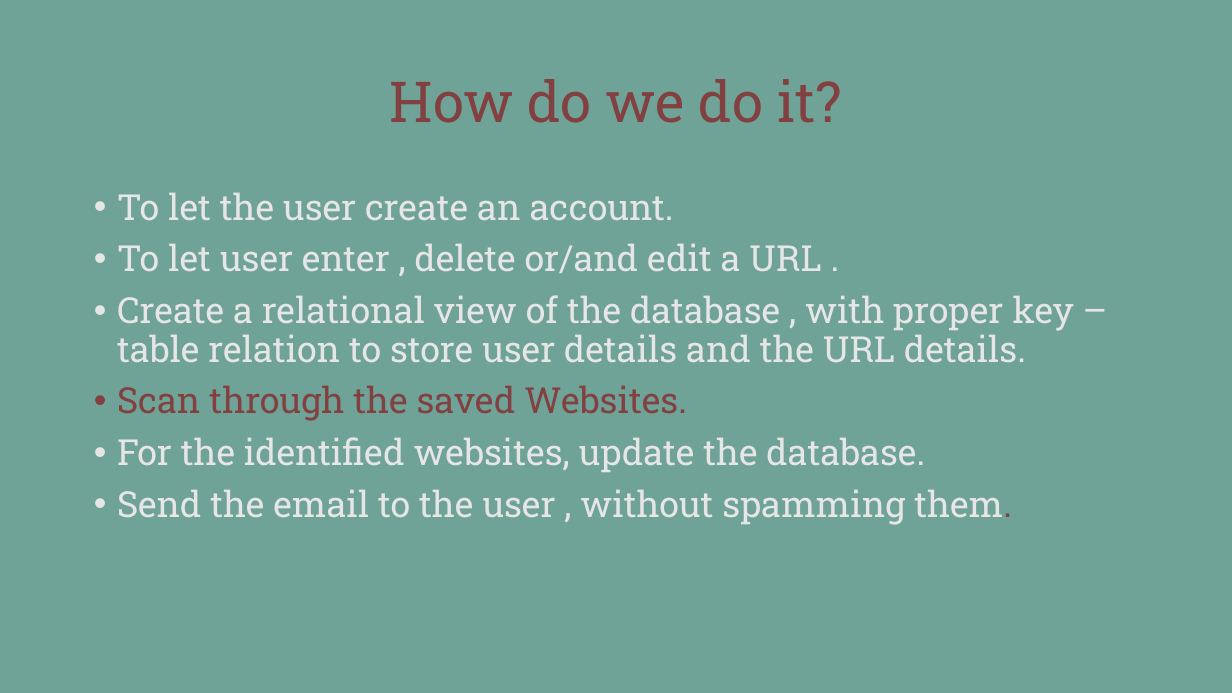
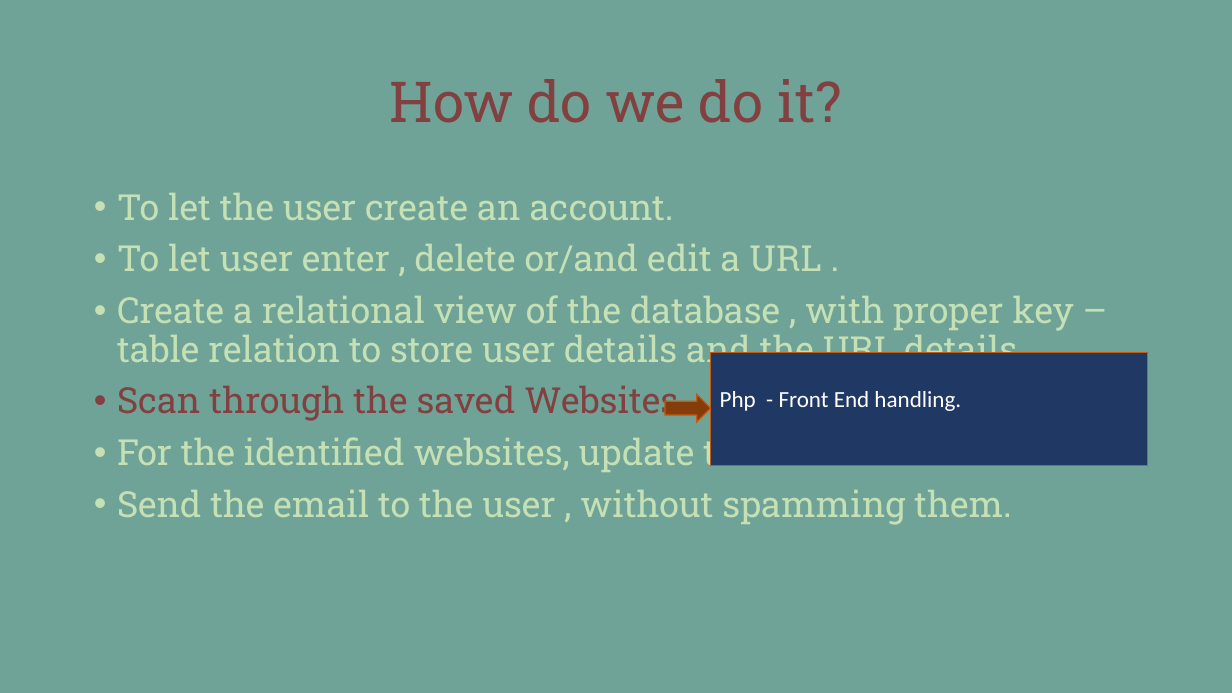
Before and after one commit to Su-Tangnu/NotifyMe, a slide deck: slide 8 of NotifyMe.pptx (slide 7 before the commit). Drawn at 1232x693 pixels with LibreOffice and Linux fonts; fonts in the diff are those of the drawing. Boxes give left, top, right and bottom in pixels: in the first picture for what was removed or moved away, otherwise in the second. Text is boxed around its words. In the diff, an @@ line names an element or a change of style, - is before the commit and + after.

```diff
--- a/NotifyMe.pptx
+++ b/NotifyMe.pptx
@@ text at [117, 193, 1073, 525]: text colour #E7E6E6 to #C5E0B4 in "To let the user create an account.", "To let user enter , delete or/and ...", "Create a relational view of the database ...", "For the identified websites, update the database." and 1 more places; text colour #824040 to #C5E0B4 in "them." @@
@@ rectangle added at [711, 352, 1148, 466], fill #203864, outline #C55A11 0.75 pt, 18 pt, text #FFFFFF @@
+Php - Front End handling.
@@ right arrow added at [665, 395, 711, 422], fill #843C0B, outline #C55A11 1 pt @@
```
Also in this commit, not shown: 9 other slides changed, 2 slides added, 1 slide removed.
